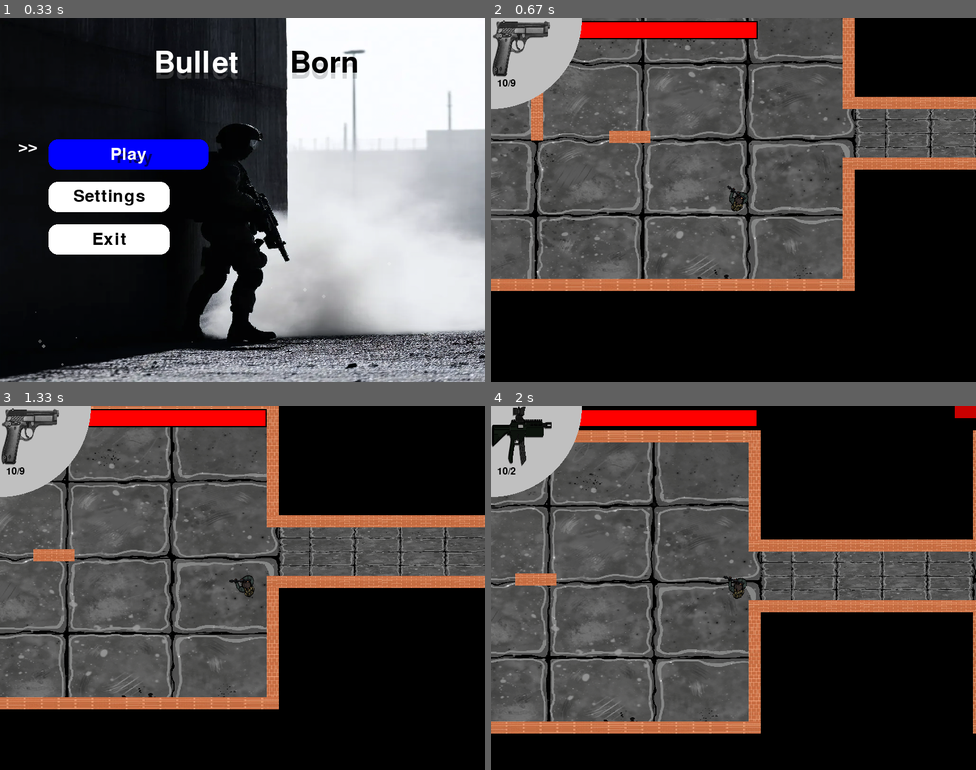
Above: before the commit, frames 1-4 (two rows, left to right).
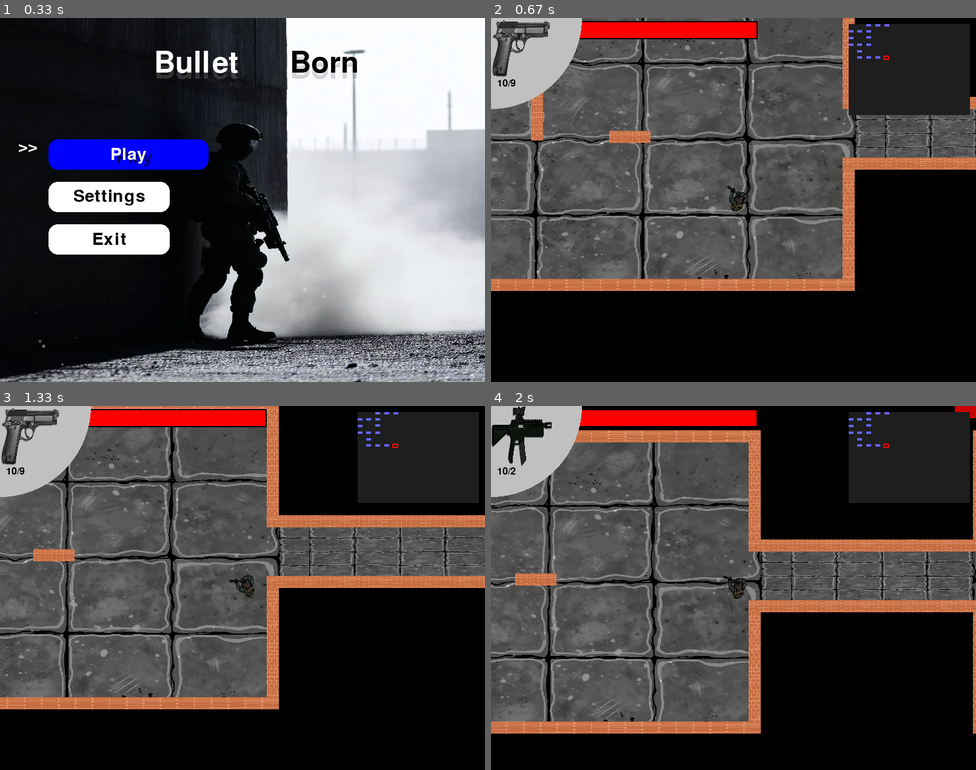
Above: after the commit, the same moments.

Repository: ML642/Pygame-Project
Game: pygame game, started from Maingame.py
Two runs of this game, one before a commit and one after it. Both use one fixed random seed, a clock stepped at 60 frames per second and the inputs below.
Inputs (mouse positions are in pixels of both pictures, inside the frame that each line leads up to):
- Up to frame 1 (0.33 s): no input
- Up to frame 2 (0.67 s): tap Enter at 0.33 s
- Up to frame 3 (1.33 s): hold Right 0.67-1.13 s; move the mouse to (397, 577) at 0.7 s; hold Up from 1.17 s (still down); move the mouse to (126, 591) at 1.2 s
- Up to frame 4 (2 s): release Up at 1.47 s; hold Right 1.5-1.97 s; move the mouse to (583, 533) at 1.53 s; tap 2 at 1.65 s

Frame 1 is identical in both runs. In frame 2, 6.2% of the frame differs, in the area x 73-99%, y 1-27%; in frame 3, 6.2%; in frame 4, 6.2%.

Commit message:
Added boss and minimap. WIP Boss

Diff:
--- a/Maingame.py
+++ b/Maingame.py
@@ -7,12 +7,13 @@
 from player import Player
 from enemy import Enemy
 from camera import Camera
-from room_generation import generate_room , Wall ,  Gate , Floor ,Floor_Hallway , Room
-from UI_components import draw_health_bar , Menu_option , DustParticle , draw_reload_bar
+from room_generation import generate_boss_room, generate_room , Wall ,  Gate , Floor ,Floor_Hallway , Room
+from UI_components import draw_health_bar , Menu_option , DustParticle , draw_reload_bar , draw_minimap
 from stopmenu import pause_menu , draw_button , draw_slider
 from Main_Menu import Main_menu
 from interactive_objects import  DestructibleObject , SpikeTrap , ExplosiveBarrel
 from game_over import GameOver , game_over_screen ,  Restart
+from boss import Boss
 
 from setting_menu import SettingsMenu
 
@@ -151,7 +152,39 @@
 
 for room_data in level_1data:
     Room_Create(room_data["x"], room_data["y"], room_data["form"], room_data["type"], room_data["enemies_counter"])
-
+last_room_x = level_1data[-1]["x"]
+last_room_y = level_1data[-1]["y"]
+
+for wall in walls:
+    if wall.rect.collidepoint(last_room_x + 680, last_room_y + 200):
+        walls.remove(wall)
+        break
+
+walls.add(Wall(last_room_x + 680, last_room_y, 20, 190 - last_room_y, scale_x, scale_y))
+walls.add(Wall(last_room_x + 680, last_room_y + 310, 20, (500 - 310), scale_x, scale_y))
+
+corridor_start_x = last_room_x + 800
+corridor_start_y = last_room_y + 300
+
+for i in range(0, 240, 40):
+    walls.add(Wall(corridor_start_x + i, corridor_start_y - 40, 40, 40, scale_x, scale_y))
+    walls.add(Wall(corridor_start_x + i, corridor_start_y + 80, 40, 40, scale_x, scale_y))
+    floors.add(Floor(corridor_start_x + i, corridor_start_y, scale_x, scale_y))
+
+boss_room_x = last_room_x + (700 + 240)
+boss_room_y = last_room_y
+
+boss_walls = generate_boss_room(boss_room_x, boss_room_y, scale_x, scale_y)
+walls.add(boss_walls)
+floors.add(Floor(boss_room_x, boss_room_y, scale_x, scale_y))
+
+for wall in walls:
+    if wall.rect.collidepoint(boss_room_x, boss_room_y + 200):
+        walls.remove(wall)
+        break
+
+boss_spawned = False
+boss = None
 
 
 
@@ -233,6 +266,15 @@
             if player.rect.colliderect(room.rect) and room.active == False:
                 room.active = True
                 #enemies_counter = room.enemies_counter
+        #boss room check
+        if boss_room_x <= player.rect.centerx <= boss_room_x + 700 * scale_x and \
+           boss_room_y <= player.rect.centery <= boss_room_y + 500 * scale_y and not boss_spawned:
+            boss = Boss(boss_room_x + 350 * scale_x, boss_room_y + 250 * scale_y, player, scale_x, scale_y)
+            enemies.add(boss)
+            boss_spawned = True
+
+
+
 
         # Game logic updates
         if enemies_counter > 0:
@@ -351,6 +393,19 @@
                         for (x, y) in tear.trail_positions
                     ]
                     pygame.draw.lines(screen, (255, 200, 100), False, trail_points, 2)
+
+        if boss and boss.alive():
+            for tear in boss.tears:
+                adjusted_pos = tear.rect.topleft + pygame.math.Vector2(camera.camera.topleft)
+                screen.blit(tear.image, adjusted_pos)
+                if player.rect.colliderect(tear.rect) and not player.invincible:
+                    player.health -= 1
+                    if tear in boss.tears:
+                        boss.tears.remove(tear)
+
+        if boss and boss.alive():
+            boss.draw_health_bar(screen, scale_x, scale_y)
+
         enemies.update(player, walls)
 
         for tear in player.tears[:]:
@@ -425,6 +480,7 @@
         ammo_text = font.render(f"{FIRE_MODES[player.current_mode]['bullets']}/{FIRE_MODES[player.current_mode]['ammo']}", True, BLACK)
         ammo_rect = ammo_text.get_rect(center=(0, 0))
         screen.blit(ammo_text, ( 10 * scale_x , 100 * scale_y ) )
+        draw_minimap(screen, player, Rooms, boss_room_rect=pygame.Rect(boss_room_x, boss_room_y, 700 * scale_x, 500 * scale_y))
         pygame.display.flip()
         clock.tick(60)
 
--- a/UI_components.py
+++ b/UI_components.py
@@ -180,3 +180,44 @@
         screen.blit(reload_icon, (pos_x + bar_width + 5 * scale_x, pos_y - 2 * scale_y))
     except FileNotFoundError:
         pass
+def draw_minimap(screen, player, Rooms, boss_room_rect=None):
+    minimap_width = 200
+    minimap_height = 150
+    minimap_surface = pygame.Surface((minimap_width, minimap_height))
+    minimap_surface.fill((30, 30, 30))
+
+    room_scale_x = 10
+    room_scale_y = 7
+
+    all_rects = [room.rect for room in Rooms]
+    if boss_room_rect:
+        all_rects.append(boss_room_rect)
+
+    min_x = min(rect.x for rect in all_rects)
+    min_y = min(rect.y for rect in all_rects)
+
+    for room in Rooms:
+        rect = pygame.Rect(
+            ((room.rect.x - min_x) // 70),
+            ((room.rect.y - min_y) // 70),
+            room.rect.width // 70,
+            room.rect.height // 70
+        )
+        pygame.draw.rect(minimap_surface, (100, 100, 255), rect)
+
+    if boss_room_rect:
+        rect = pygame.Rect(
+            ((boss_room_rect.x - min_x) // 70),
+            ((boss_room_rect.y - min_y) // 70),
+            boss_room_rect.width // 70,
+            boss_room_rect.height // 70
+        )
+        pygame.draw.rect(minimap_surface, (255, 0, 0), rect, 2)
+
+    player_pos = (
+        (player.rect.centerx - min_x) // 70,
+        (player.rect.centery - min_y) // 70
+    )
+    pygame.draw.circle(minimap_surface, (0, 255, 0), player_pos, 3)
+
+    screen.blit(minimap_surface, (screen.get_width() - minimap_width - 10, 10))
--- a/room_generation.py
+++ b/room_generation.py
@@ -62,6 +62,10 @@
         super().__init__()
 
         self.image_orig = pygame.image.load("images/Wall.jpg").convert_alpha()
+
+        w = max(w, 0)
+        h = max(h, 0)
+
         self.image = pygame.transform.scale(self.image_orig,(w * scale_x,h * scale_y))
 
         self.rect = self.image.get_rect( topleft=(x * scale_x, y * scale_y) )
@@ -389,3 +393,27 @@
             else:
                 walls.add(Wall(q, w, 20, random.randint(50, 150), scale_x , scale_y) )
     return walls
+
+# First boss
+def generate_boss_room(x, y, scale_x=1, scale_y=1):
+    walls = pygame.sprite.Group()
+
+    room_width = 900
+    room_height = 700
+    wall_thickness = 20
+
+    corridor_height = 120
+
+    corridor_top = y + (room_height - corridor_height) // 2
+    corridor_bottom = corridor_top + corridor_height
+
+    walls.add(Wall(x, y, room_width, wall_thickness, scale_x, scale_y))
+
+    walls.add(Wall(x, y + room_height - wall_thickness, room_width, wall_thickness, scale_x, scale_y))
+
+    walls.add(Wall(x + room_width - wall_thickness, y, wall_thickness, room_height, scale_x, scale_y))
+
+    walls.add(Wall(x, y, wall_thickness, corridor_top - y, scale_x, scale_y))
+    walls.add(Wall(x, corridor_bottom, wall_thickness, (y + room_height - corridor_bottom), scale_x, scale_y))
+
+    return walls
